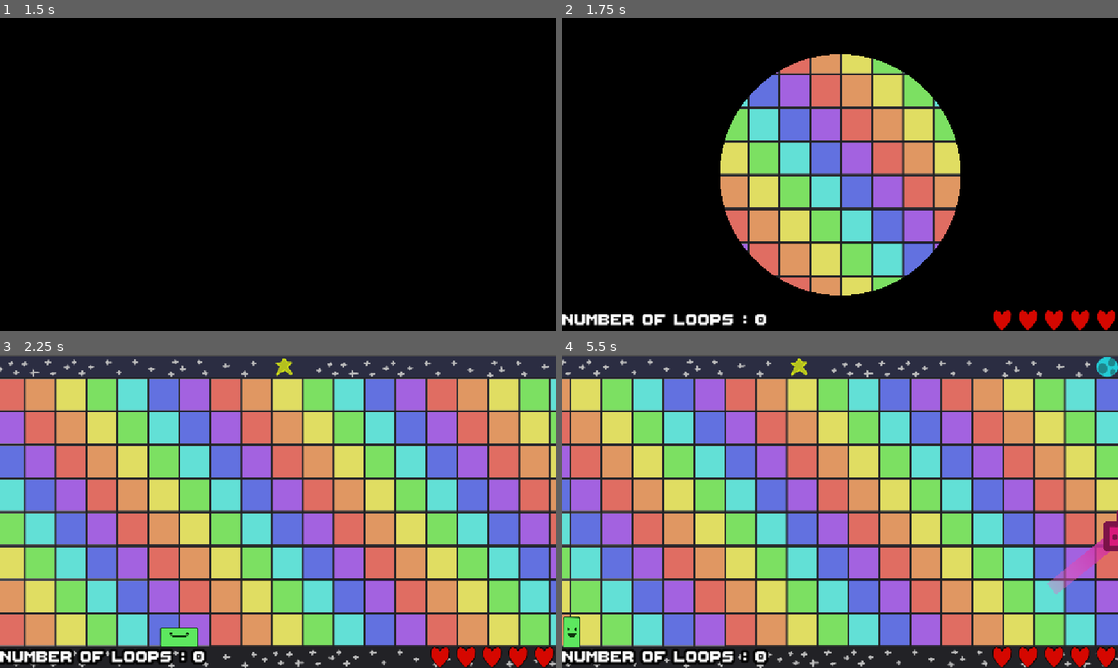
Above: before the commit, frames 1-4 (two rows, left to right).
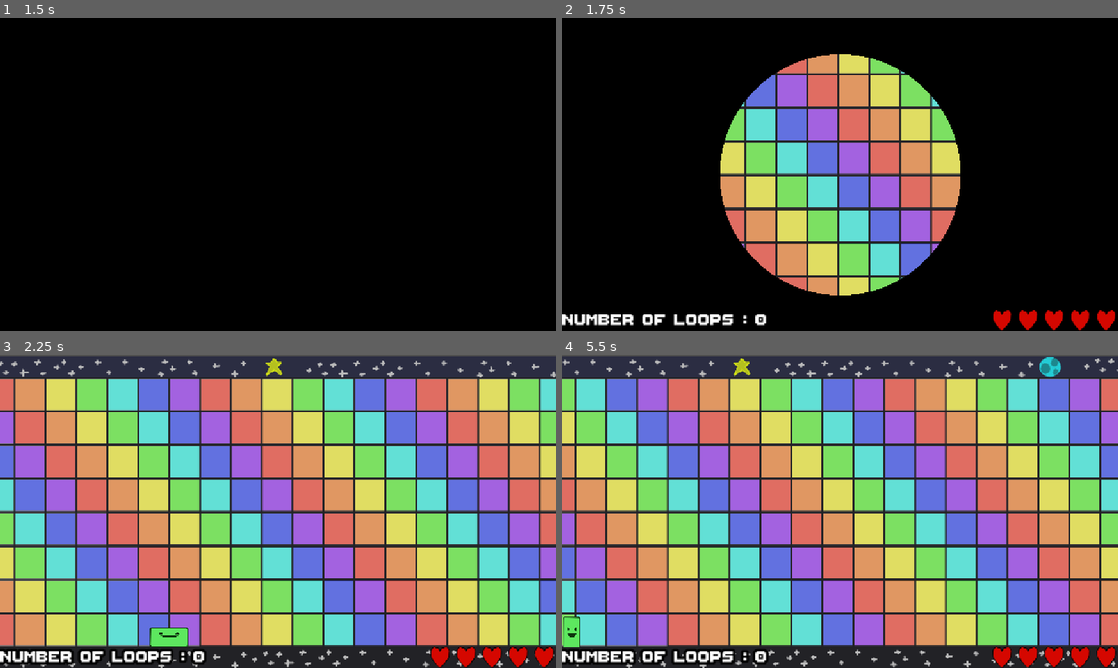
Above: after the commit, the same moments.

Repository: les-brows/la-boucle-musicale
Game: Godot game, scene res://Levels/MainMenu/MainMenu.tscn
Same seed, same stepped clock (60 frames per second), same inputs: the game is played once before the commit and once after it.
Inputs (mouse positions are in pixels of both pictures, inside the frame that each line leads up to):
- Up to frame 1 (1.5 s): tap Enter (ui_accept) at 0.5, 0.77 s; move the mouse to (400, 158) at 0.52 s; hold D (player1_right) 0.53-1.28 s; tap Shift (player1_dash) at 0.6 s; move the mouse to (166, 190) at 1.27 s; hold S (player1_down) from 1.28 s (still down); right-click (166, 190) at 1.35 s
- Up to frame 2 (1.75 s): keep holding S (player1_down); tap Enter (ui_accept) at 1.52 s
- Up to frame 3 (2.25 s): move the mouse to (333, 442) at 2.02 s; release S (player1_down) at 2.03 s; hold D (player1_right) from 2.03 s (still down); tap Shift (player1_dash) at 2.1 s
- Up to frame 4 (5.5 s): move the mouse to (812, 574) at 2.77 s; release D (player1_right) at 2.78 s; hold O (player1_shoot_up) 2.78-3.53 s; right-click (812, 574) at 2.85 s; tap Enter (ui_accept) at 3.02, 3.77, 4.52 s; move the mouse to (1006, 558) at 3.52 s; hold A (player1_left) 3.53-5.03 s; tap Shift (player1_dash) at 3.6, 5.1 s; move the mouse to (673, 464) at 4.27 s; right-click (673, 464) at 4.35 s; move the mouse to (867, 511) at 5.02 s; hold S (player1_down) from 5.03 s (still down)

Frame 1 is identical in both runs. In frame 2, 3.9% of the frame differs, in the area x 32-68%, y 11-89%; in frame 3, 34%; in frame 4, 82%, in the area x 0-100%, y 0-100%.

Commit message:
feat: First three levels with player pattern change

Diff:
--- a/Levels/scrolling_level.gd
+++ b/Levels/scrolling_level.gd
@@ -1,7 +1,7 @@
 extends Node2D
 
 @onready var camera = $Camera2D
-@onready var player = $Player
+@onready var player: Player = $Player
 @onready var level_portions = $LevelPortions
 @onready var level_portion_previous = $LevelPortions/LevelPortionPrevious
 @onready var level_portion_current = $LevelPortions/LevelPortionCurrent
@@ -73,6 +73,8 @@
 	for level_portion in level_portions.get_children():
 		level_portion.position = level_portion.position - Vector2(Globals.LEVEL_SIZE, 0)
 
+	player.generate_partition(Globals.LOOP_COUNT)
+
 	# Shift character to the left
 	player.position = player.position - Vector2(Globals.LEVEL_SIZE, 0)
 
--- a/Objects/Enemies/Managers/enemy_level_portion.gd
+++ b/Objects/Enemies/Managers/enemy_level_portion.gd
@@ -7,8 +7,6 @@
 
 var loop: int = 0
 
-func _init() -> void:
-	enemy_generation()
 
 func set_loop(_loop: int):
 	loop = _loop
@@ -23,13 +21,37 @@
 		if enemy is Enemy:
 			enemy.generate_partition(partition)
 
-func enemy_generation():
+func enemy_generation(player: Player, loop: int):
 	match loop:
 		0:
-			#Cut the map in eight, with at least one enemy in each trunk
-			for index in range(8):
-				add_enemy(Vector2(randi_range(60, Globals.LEVEL_SIZE / 10.0 - 60) + (index + 2) * Globals.LEVEL_SIZE / 10.0, randi_range(Globals.BOUNDARY_LOW + 60, Globals.BOUNDARY_UP - 60)), EnemyType.SHOOTER)
-				add_enemy(Vector2(randi_range(60, Globals.LEVEL_SIZE / 10.0 - 60) + (index + 2) * Globals.LEVEL_SIZE / 10.0, randi_range(Globals.BOUNDARY_LOW + 200, Globals.BOUNDARY_UP - 200)), EnemyType.LASER)
+			#For the first map, let at least 400 px free
+			for index in range(4):
+				add_enemy(Vector2(Globals.LEVEL_SIZE / 20.0 + ((index + 1) * 2 + 1)* Globals.LEVEL_SIZE / 10.0,
+								  Globals.BOUNDARY_LOW + 60),
+								  EnemyType.SHOOTER, EnemyMovementPattern.VERTICAL, 0, player, loop)
+		1:
+			#For the first map, let at least 400 px free
+			for index in range(5):
+				add_enemy(Vector2(Globals.LEVEL_SIZE / 20.0 + (index * 2 + 1)* Globals.LEVEL_SIZE / 10.0,
+								  Globals.BOUNDARY_LOW + 60),
+								  EnemyType.SHOOTER, EnemyMovementPattern.UNMOVABLE, 0, player, loop)
+				#add_enemy(Vector2(Globals.LEVEL_SIZE / 20.0 + ((index + 1) * 2) * Globals.LEVEL_SIZE / 10.0,
+								 #Globals.BOUNDARY_LOW + 60), EnemyType.LASER, player, loop)
+				add_enemy(Vector2(Globals.LEVEL_SIZE / 20.0 + (index * 2) * Globals.LEVEL_SIZE / 10.0,
+								  Globals.BOUNDARY_UP - 60), EnemyType.SHOOTER, EnemyMovementPattern.UNMOVABLE, 0, player, loop)
+		2:
+			for index in range(10):
+				add_enemy(Vector2(Globals.LEVEL_SIZE / 20.0 + index * Globals.LEVEL_SIZE / 10.0,
+								 (Globals.BOUNDARY_LOW + Globals.BOUNDARY_UP + 60)  / 2), EnemyType.LASER, EnemyMovementPattern.UNMOVABLE, index % 2, player, loop)
+		3:
+			#Cut the map in ten, with at least one enemy in each trunk
+			for index in range(10):
+				add_enemy(Vector2(randi_range(60, Globals.LEVEL_SIZE / 10.0 - 60) + index * Globals.LEVEL_SIZE / 10.0,
+								  randi_range(Globals.BOUNDARY_LOW + 60, Globals.BOUNDARY_UP - 60)),
+						  EnemyType.SHOOTER, EnemyMovementPattern.UNMOVABLE, 0, player, loop)
+				add_enemy(Vector2(randi_range(60, Globals.LEVEL_SIZE / 10.0 - 60) + index * Globals.LEVEL_SIZE / 10.0,
+								  randi_range(Globals.BOUNDARY_LOW + 200, Globals.BOUNDARY_UP - 200)),
+						  EnemyType.LASER, EnemyMovementPattern.UNMOVABLE, 0, player, loop)
 			pass
 		_:
 			for index in range(500):
@@ -39,13 +61,16 @@
 				print("NOT IMPLEMENTED GET DUNKED ON")
 
 
-func add_enemy(pos: Vector2, enemy_type: int):
+func add_enemy(pos: Vector2, enemy_type: int, movement_type: int, pattern_variant: int, player: Player, loop: int):
 	var curr_enemy: Enemy = null
 	match enemy_type:
 		EnemyType.SHOOTER:
 			curr_enemy = shooter_preload.instantiate()
+			curr_enemy.choose_movement_pattern(movement_type)
 		EnemyType.LASER:
 			curr_enemy = laser_preload.instantiate()
 
 	curr_enemy.position = pos
+	curr_enemy.set_player(player)
+	curr_enemy.generate_partition(loop, pattern_variant)
 	add_child(curr_enemy)
--- a/Objects/Enemies/Managers/enemy_manager.gd
+++ b/Objects/Enemies/Managers/enemy_manager.gd
@@ -10,11 +10,13 @@
 
 func _init() -> void:
 	var curr_enemy_level_portion: EnemyLevelPortion = enemy_level_portion_preload.instantiate()
+	curr_enemy_level_portion.enemy_generation(player, 0)
 	curr_enemy_level_portion.position = Vector2(-Globals.LEVEL_SIZE, 0)
 	list_enemy_level_portions.append(curr_enemy_level_portion)
 	call_deferred("add_child", curr_enemy_level_portion)
 
 	var next_enemy_level_portion: EnemyLevelPortion = enemy_level_portion_preload.instantiate()
+	next_enemy_level_portion.enemy_generation(player, 0)
 	list_enemy_level_portions.append(next_enemy_level_portion)
 	call_deferred("add_child", next_enemy_level_portion)
 
@@ -29,8 +31,7 @@
 	currently_moving_level_middle = true
 
 	var next_enemy_level_portion: EnemyLevelPortion = enemy_level_portion_preload.instantiate()
-	next_enemy_level_portion.generate_partition(Globals.LOOP_COUNT + 1)
-	next_enemy_level_portion.set_player(player)
+	next_enemy_level_portion.enemy_generation(player, Globals.LOOP_COUNT + 1)
 	next_enemy_level_portion.position = Vector2(Globals.LEVEL_SIZE, 0)
 	list_enemy_level_portions.append(next_enemy_level_portion)
 	call_deferred("add_child", next_enemy_level_portion)
--- a/Objects/Enemies/enemy.gd
+++ b/Objects/Enemies/enemy.gd
@@ -52,5 +52,5 @@
 	if nbBlink<=0:
 		TimerBlinkNode.stop()
 
-func generate_partition(_loop_count: int):
+func generate_partition(_loop_count: int, _curr_variant: int):
 	pass
--- a/Objects/Enemies/enemy_movement_pattern.gd
+++ b/Objects/Enemies/enemy_movement_pattern.gd
@@ -6,5 +6,7 @@
   HORIZONTAL,
   VERTICAL,
   DIAMOND,
-  SIZE
+  SIZE,
+  UNMOVABLE,
+  RANDOM,
 }
--- a/Objects/Enemies/laser.gd
+++ b/Objects/Enemies/laser.gd
@@ -13,14 +13,20 @@
 
 func _init() -> void:
 	super()
-	generate_partition(Globals.LOOP_COUNT)
+	generate_partition(Globals.LOOP_COUNT, 0)
 
-func generate_partition(loop_count: int):
+func generate_partition(loop_count: int, pattern_variant: int):
 	match loop_count:
-		0:
-			var list_notes: Array[Note] = [Note.new(2, 0, 3), Note.new(6, 0, -2)]
-			shoot_partition = Partition.new(8, 8, list_notes)
-			laser_angular_speed = 4
+		2:
+			match pattern_variant:
+				0:
+					var list_notes: Array[Note] = [Note.new(2, 0, -2), Note.new(6, 0, -2)]
+					shoot_partition = Partition.new(8, 8, list_notes)
+					laser_angular_speed = 4
+				1:
+					var list_notes: Array[Note] = [Note.new(0, 0, 3), Note.new(4, 0, 3)]
+					shoot_partition = Partition.new(8, 8, list_notes)
+					laser_angular_speed = 4
 		_:
 			var list_notes: Array[Note] = [Note.new(0, 0, 0), Note.new(2, 0, 0), Note.new(5, 0, 0),
 										   Note.new(8, 0, 0), Note.new(16, 0, 0), Note.new(18, 0, 0),
--- a/Objects/Enemies/shooter.gd
+++ b/Objects/Enemies/shooter.gd
@@ -25,12 +25,11 @@
 
 func _init() -> void:
 	super()
-	generate_partition(Globals.LOOP_COUNT)
+	generate_partition(Globals.LOOP_COUNT, 0)
 
-
-func generate_partition(loop_count: int):
+func generate_partition(loop_count: int, _pattern_variant: int):
 	match loop_count:
-		0:
+		0, 1, 2:
 			var list_notes: Array[Note] = [Note.new(0, 0, 3), Note.new(3, 0, -2), Note.new(4, 0, 3)]
 			shoot_partition = Partition.new(8, 8, list_notes)
 		_:
@@ -45,16 +44,15 @@
 			pass
 
 
-func _ready() -> void:
-	choose_movement_pattern()
-
-func choose_movement_pattern():
+func choose_movement_pattern(pattern: int):
+	if(horizontal_path == null or vertical_path == null or diamond_path == null):
+		await ready
 	var rng = RandomNumberGenerator.new()
-	rng.randomize()
-	var random_num: int = rng.randi_range(0, EnemyMovementPattern.SIZE - 1)
-	match random_num:
+	if(pattern == EnemyMovementPattern.RANDOM):
+		rng.randomize()
+		pattern = rng.randi_range(0, EnemyMovementPattern.SIZE - 1)
+	match pattern:
 		EnemyMovementPattern.HORIZONTAL:
-			movement_pattern = EnemyMovementPattern.HORIZONTAL
 			spriteEnemy = $HorizontalPath/PathFollow2D/Subgroup/Sprite2D
 			health_bar = $HorizontalPath/PathFollow2D/HealthBar
 			path_follow = horizontal_path
@@ -62,7 +60,6 @@
 			vertical_path.queue_free()
 			diamond_path.queue_free()
 		EnemyMovementPattern.VERTICAL:
-			movement_pattern = EnemyMovementPattern.VERTICAL
 			spriteEnemy = $VerticalPath/PathFollow2D/Subgroup/Sprite2D
 			health_bar = $VerticalPath/PathFollow2D/HealthBar
 			path_follow = vertical_path
@@ -71,7 +68,6 @@
 			horizontal_path.queue_free()
 			diamond_path.queue_free()
 		EnemyMovementPattern.DIAMOND:
-			movement_pattern = EnemyMovementPattern.DIAMOND
 			spriteEnemy = $DiamondPath/PathFollow2D/Subgroup/Sprite2D
 			health_bar = $DiamondPath/PathFollow2D/HealthBar
 			path_follow = diamond_path
@@ -79,25 +75,33 @@
 
 			horizontal_path.queue_free()
 			vertical_path.queue_free()
+		_:
+			spriteEnemy = $VerticalPath/PathFollow2D/Subgroup/Sprite2D
+			horizontal_path.queue_free()
+			diamond_path.queue_free()
 
-	path_follow.progress_ratio = rng.randf_range(0, 1)
+
+	if(path_follow):
+		path_follow.progress_ratio = rng.randf_range(0, 1)
 
 func _process(delta: float) -> void:
 	if(finito):
 		return
-	path_follow.progress_ratio += Globals.ENEMY_MOVEMENT_SPEED
-	if(path_follow.progress_ratio >= 1):
-		path_follow.progress_ratio = 0
+	if(path_follow):
+		path_follow.progress_ratio += Globals.ENEMY_MOVEMENT_SPEED
+		if(path_follow.progress_ratio >= 1):
+			path_follow.progress_ratio = 0
 
-	if(boing_state > 0):
-		if(boing_state < NB_SECONDS_BOING_RECOVER):
-			spriteEnemy.get_parent().scale -= Vector2.ONE * delta / NB_SECONDS_BOING_RECOVER * MAX_HEIGHT_BOING
-			pass
+	if(spriteEnemy):
+		if(boing_state > 0):
+			if(boing_state < NB_SECONDS_BOING_RECOVER):
+				spriteEnemy.get_parent().scale -= Vector2.ONE * delta / NB_SECONDS_BOING_RECOVER * MAX_HEIGHT_BOING
+				pass
+			else:
+				spriteEnemy.get_parent().scale += Vector2.ONE * delta / NB_SECONDS_BOING_JUMP * MAX_HEIGHT_BOING
+				pass
 		else:
-			spriteEnemy.get_parent().scale += Vector2.ONE * delta / NB_SECONDS_BOING_JUMP * MAX_HEIGHT_BOING
-			pass
-	else:
-		spriteEnemy.get_parent().scale =  Vector2.ONE
+			spriteEnemy.get_parent().scale =  Vector2.ONE
 	boing_state -= delta
 
 
@@ -117,7 +121,12 @@
 
 func shoot_projectile(target_direction: Vector2):
 	var shooter_projectile = shooter_projectile_preload.instantiate()
-	shooter_projectile.set_position(position + path_follow.position)
+	var final_position = position
+
+	if(path_follow):
+		final_position += path_follow.position
+
+	shooter_projectile.set_position(final_position)
 	# May be used when ennemies move
 	var linear_velocity = Vector2.ZERO
 	shooter_projectile.set_velocity(linear_velocity + target_direction.normalized() * shooter_projectile_speed )
--- a/Objects/Player/player.gd
+++ b/Objects/Player/player.gd
@@ -176,6 +176,9 @@
 		try_play_dash_sound = false
 		$PlayerDashSfx.play()
 
+func generate_partition(loop_count: int):
+	$ShootPlayerManager.generate_partition(loop_count)
+
 
 func DashCooldownTimer_timeOut()->void:
 	dashCooldown=false
--- a/Objects/Player/shoot_player_manager.gd
+++ b/Objects/Player/shoot_player_manager.gd
@@ -32,10 +32,23 @@
 
 func _init() -> void:
 	Globals.beat_launched.connect(_on_beat_launched)
-	var list_notes: Array[Note] = [Note.new(0, 0, 3),Note.new(4, 0, -2),
-								   Note.new(7, 0, -2), Note.new(8, 0, 3)]
+	var list_notes: Array[Note] = [Note.new(0, 0, 3),Note.new(4, 0, -2)]
 	nb_shoot= list_notes.size()
 	shoot_partition = Partition.new(8, 8, list_notes)
+
+func generate_partition(loop_count: int):
+	match loop_count:
+		0:
+			var list_notes: Array[Note] = [Note.new(0, 0, 3),Note.new(4, 0, -2),
+										   Note.new(7, 0, -2)]
+			nb_shoot= list_notes.size()
+			shoot_partition = Partition.new(8, 8, list_notes)
+		_:
+			var list_notes: Array[Note] = [Note.new(0, 0, 3),Note.new(4, 0, -2),
+										   Note.new(7, 0, -2), Note.new(8, 0, 3)]
+			nb_shoot= list_notes.size()
+			shoot_partition = Partition.new(8, 8, list_notes)
+			pass
 
 func _process(delta: float) -> void:
 	if(boing_state > 0):
--- a/globals.gd
+++ b/globals.gd
@@ -1,6 +1,6 @@
 extends Node
 
-var CAMERA_SPEED = 0.5
+var CAMERA_SPEED = 1
 var LEVEL_SIZE = 5000
 
 const BPM_SUBDIVISION : int = 8
